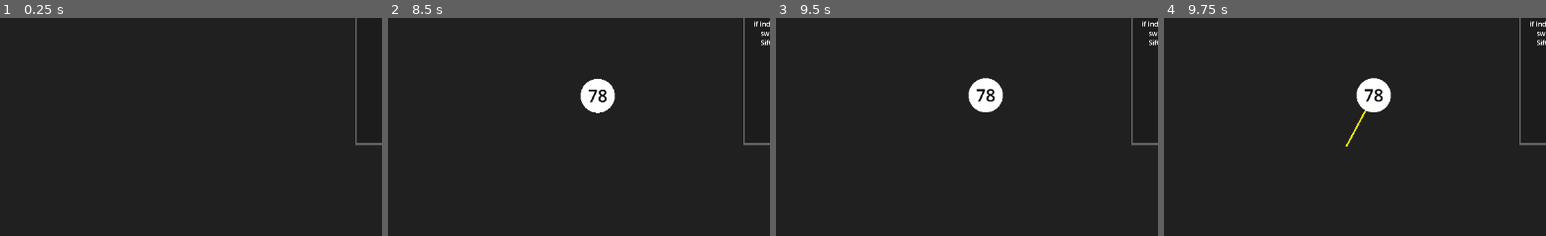
Above: before the commit, frames 1-4 (left to right).
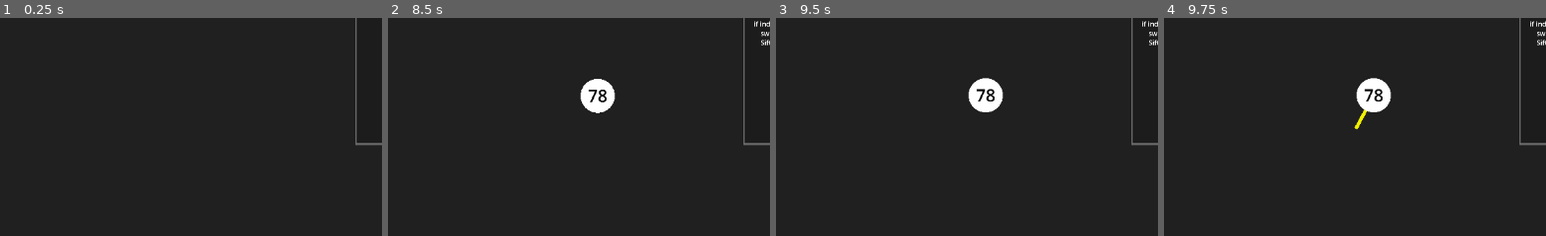
Above: after the commit, the same moments.

Repository: Anemois/DSA_Heap
Game: Godot game, scene res://main.tscn
Two runs of this game, one before a commit and one after it. Both use one fixed random seed, a clock stepped at 60 frames per second and the inputs below. The engine's default icon, where the game draws it, is replaced by a stand-in: a white triangle on a blue panel in a dark square.
Inputs (mouse positions are % of the whole screen's width and height, from its top left):
- Up to frame 1 (0.25 s): no input
- Up to frame 2 (8.5 s): click (30, 8) at 0.52 s; type "12" at 0.6 s; click "Peep" at 1.25 s; click "Pop" at 2 s; click "Insert:" at 2.75 s; click "Peep" at 3.5 s; click "Pop" at 4.25 s; click "Insert:" at 5 s; click "Peep" at 5.75 s; click "Pop" at 6.5 s; click "Insert:" at 7.25 s; move the mouse to (85, 31) at 8.02 s; click (85, 31) at 8.17 s
- Up to frame 3 (9.5 s): move the mouse to (28, 54) at 8.77 s; click (28, 54) at 8.92 s
- Up to frame 4 (9.75 s): tap Enter at 9.5 s; move the mouse to (59, 27) at 9.52 s; click (59, 27) at 9.67 s
The pictures show only the part of the screen within x 21-71%, y 19-69%; the shares and areas given below are measured in that part.

Frames 1-3 are identical in both runs. In frame 4, 0.1% of the frame differs, in the area x 47-54%, y 41-60%.
Error after the commit: Invalid call. Nonexistent function 'queue_free' in base 'Nil'. (res://scripts/line_manager.gd:30)

Commit message:
Fixed tree-line bugs

Diff:
--- a/canvas_group.gd
+++ /dev/null
@@ -1,35 +0,0 @@
-extends CanvasGroup
-
-const A_LINE = preload("uid://y6h2l8oyaeyk")
-@onready var tree: = $".."
-
-var lines: Array[ALine] = [null]
-
-func _ready() -> void:
-	pass
-
-func _process(delta: float) -> void:
-	rearrange()
-
-func draw_a_line(start, end, color):
-	var new: ALine = A_LINE.instantiate()
-	new.set_pos(start, start)
-	new.move_half_to(start, end)
-	new.set_color(color)
-	self.add_child(new)
-	lines.append(new)
-
-func rearrange():
-	var len = tree.length
-	while(tree.length > lines.size() && tree.length >= 2):
-		var i = lines.size()
-		var parent = (i - 1) / 2
-		draw_a_line(tree.position + tree.nodes[parent].assigned_position, tree.position + tree.nodes[i].assigned_position, Color(0.945, 0.945, 0.0, 1.0))
-
-	while(tree.length < lines.size() && lines.size() >= 3):
-		lines.back().queue_free()
-		lines.pop_back()
-
-	for i in range(1, lines.size()):
-		var parent = (i - 1) / 2
-		lines[i].set_pos(tree.position + tree.nodes[parent].assigned_position, tree.position + tree.nodes[i].assigned_position)
--- a/line_2d.gd
+++ b/line_2d.gd
@@ -2,8 +2,15 @@
 
 var move_to_start: Vector2
 var move_to_end: Vector2
+var move_rate = SignalBus.move_speed
 
-var move_rate = SignalBus.move_speed
+func _ready() -> void:
+	width = 20
+
+func _process(delta: float) -> void:
+	#position + (assigned_position - position) * move_rate
+	self.set_point_position(0, self.get_point_position(0) + (move_to_start - self.get_point_position(0))*move_rate)
+	self.set_point_position(1, self.get_point_position(1) + (move_to_end - self.get_point_position(1))*move_rate)
 
 func set_pos(start, end):
 	self.set_point_position(0, start)
@@ -12,11 +19,6 @@
 func set_color(color: Color):
 	self.default_color = color
 
-func _process(delta: float) -> void:
-	#position + (assigned_position - position) * move_rate
-	self.set_point_position(0, self.get_point_position(0) + (move_to_start - self.get_point_position(0))*move_rate)
-	self.set_point_position(1, self.get_point_position(1) + (move_to_end - self.get_point_position(1))*move_rate)
-
-func move_half_to(start, end):
+func relocate(start, end):
 	self.move_to_start = start
 	self.move_to_end = end
--- a/main.tscn
+++ b/main.tscn
@@ -10,7 +10,7 @@
 [ext_resource type="Script" uid="uid://387pvv06u11" path="res://scripts/peep_button.gd" id="5_5vw27"]
 [ext_resource type="Script" uid="uid://b7rfig078cqei" path="res://scripts/pop_button.gd" id="6_kek77"]
 [ext_resource type="Script" uid="uid://dcnu3gw3bqo36" path="res://scripts/psuedocode_text.gd" id="9_kek77"]
-[ext_resource type="Script" uid="uid://cefs45dedd1sh" path="res://canvas_group.gd" id="11_efxa6"]
+[ext_resource type="Script" uid="uid://cefs45dedd1sh" path="res://scripts/line_manager.gd" id="11_efxa6"]
 
 [sub_resource type="StyleBoxFlat" id="StyleBoxFlat_cegan"]
 bg_color = Color(0.11119685, 0.11119685, 0.11119678, 1)
--- /dev/null
+++ b/scripts/line_manager.gd
@@ -0,0 +1,35 @@
+extends CanvasGroup
+
+const A_LINE = preload("uid://y6h2l8oyaeyk")
+@onready var tree: = $".."
+
+var lines: Array[ALine] = [null]
+
+func _ready() -> void:
+	pass
+
+func _process(delta: float) -> void:
+	pass
+
+func add_line(start, end, color):
+	var newLine: ALine = A_LINE.instantiate()
+	newLine.set_pos(start, start)
+	newLine.relocate(start, end)
+	newLine.set_color(color)
+	self.add_child(newLine)
+	lines.append(newLine)
+
+func rearrange():
+	var len = tree.length
+	while(tree.length > lines.size() && tree.length >= 2):
+		var i = lines.size()
+		var parent = (i - 1) / 2
+		add_line(tree.position + tree.nodes[parent].assigned_position, tree.position + tree.nodes[i].assigned_position, Color(0.945, 0.945, 0.0, 1.0))
+
+	while(tree.length < lines.size() && lines.size() >= 1):
+		lines.back().queue_free()
+		lines.pop_back()
+
+	for i in range(1, lines.size()):
+		var parent = (i - 1) / 2
+		lines[i].relocate(tree.position + tree.nodes[parent].assigned_position, tree.position + tree.nodes[i].assigned_position)
--- a/tree.gd
+++ b/tree.gd
@@ -3,6 +3,7 @@
 var nodes: Array[TreeNode]
 var length: int = 0
 @onready var treeNode = preload("res://treeNode.tscn")
+@onready var line_manager = $LineManager
 
 func _ready() -> void:
 	nodes.clear()
@@ -30,7 +31,7 @@
 	nodes.pop_back()
 	length -= 1
 	rearrange_tree()
-	await get_tree().create_timer(1.0).timeout
+	await get_tree().create_timer(0.1).timeout
 	SignalBus.remove_finished.emit()
 
 func rearrange_tree():
@@ -51,6 +52,7 @@
 			row_count *= 2
 		else:
 			row_index += 1
+	line_manager.rearrange()
 
 func swap(index_a: int, index_b: int) -> void:
 	var Node_a: Node2D = nodes[index_a]
Renamed: canvas_group.gd.uid -> scripts/line_manager.gd.uid
